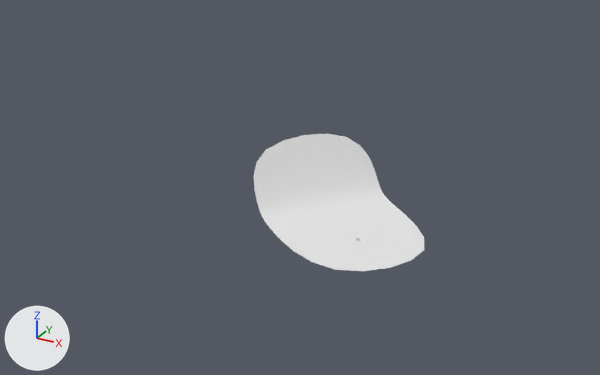
The Blender file sketch/ovirt3.blend, before and after one commit.
The view is the same before and after, from a camera (50 mm lens) standing at (139.0, -306.0, 173.0) and looking at (-46.0, 29.0, 6.0). Lighting does not change. The marker at lower left points along +X, +Y and +Z.

Before the edit, the objects in view are built like this:
```python
me_plane = bpy.data.meshes.new('Plane')
me_plane.from_pydata([(1.0, 1.0, 0.0), (1.0, -1.0, 0.0), (-1.0, -1.0, 0.0), (-1.0, 1.0, 0.0), (-1.16, 1.0, 0.1), (-1.16, -1.0, 0.1), (-1.78, -1.0, 0.98), (-1.78, 1.0, 0.98)], [], [(0, 3, 2, 1), (2, 3, 4, 5), (5, 4, 7, 6)])
me_plane.polygons.foreach_set('use_smooth', [True] * 3)
me_plane.materials.append(mat_floor)  # white #e7e7e7
ob_plane = bpy.data.objects.new('Plane', me_plane)
ob_plane.location = (-1.3, 3.0, 0.0)
ob_plane.rotation_euler = (0.0, 0.0, -0.647)  # degrees (0, 0, -37)
ob_plane.scale = (32.8, 32.8, 32.8)
_m = ob_plane.modifiers.new('Subsurf', 'SUBSURF')
```
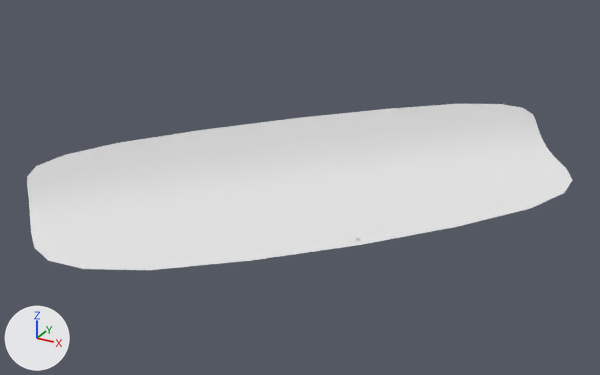
Commit message: + ‘sketch/ovirt3.blend2’ / ‘sketch/ovirt3.blend’ / ‘sketch/ovirt3.blend1’

Location of each change, (x1, y1, x2, y2) in pixels of the pictures (600 x 375 px; the box of a moved part takes in the faces that stretch with it):
'Plane', reshaped, moved, turned, rescaled
    before: (253, 134, 425, 271)
    after: (27, 104, 572, 270)
part 1 of me_plane, moved or reshaped
    before: (253, 134, 395, 230)
    after: (27, 104, 555, 233)

The change, as a diff of the scene's bpy script:
```diff
--- a/sketch/ovirt3.blend.py
+++ b/sketch/ovirt3.blend.py
@@ me_plane @@
 me_plane.from_pydata(...)  # 8 vertices, 3 faces; spans x -1.78..1.0, y -1.0..1.0, z 0.0..0.98
 # used by ob_plane; location = (-1.3, 3.0, 0.0); rotation_euler = (0.0, 0.0, -0.647), in degrees (0, 0, -37); scale = (32.8, 32.8, 32.8)
-me_plane.vertices[4].co = (-1.16, 1.0, 0.1)
-me_plane.vertices[5].co = (-1.16, -1.0, 0.1)
+# me_plane part 1
+me_plane.vertices[4].co = (-1.48, 1.01, 0.5)
+me_plane.vertices[5].co = (-1.48, -0.99, 0.5)
 me_plane.materials.append(mat_floor)
@@ ob_plane @@
 ob_plane = bpy.data.objects.new('Plane', me_plane)
-ob_plane.location = (-1.3, 3.0, 0.0)
-ob_plane.rotation_euler = (0.0, 0.0, -0.647)  # degrees (0, 0, -37)
-ob_plane.scale = (32.8, 32.8, 32.8)
+ob_plane.location = (-19.2, 18.5, 0.0)
+ob_plane.rotation_euler = (0.0, 0.0, -0.732)  # degrees (0, 0, -42)
+ob_plane.scale = (32.8, 140.0, 32.8)
 _m = ob_plane.modifiers.new('Subsurf', 'SUBSURF')
```
